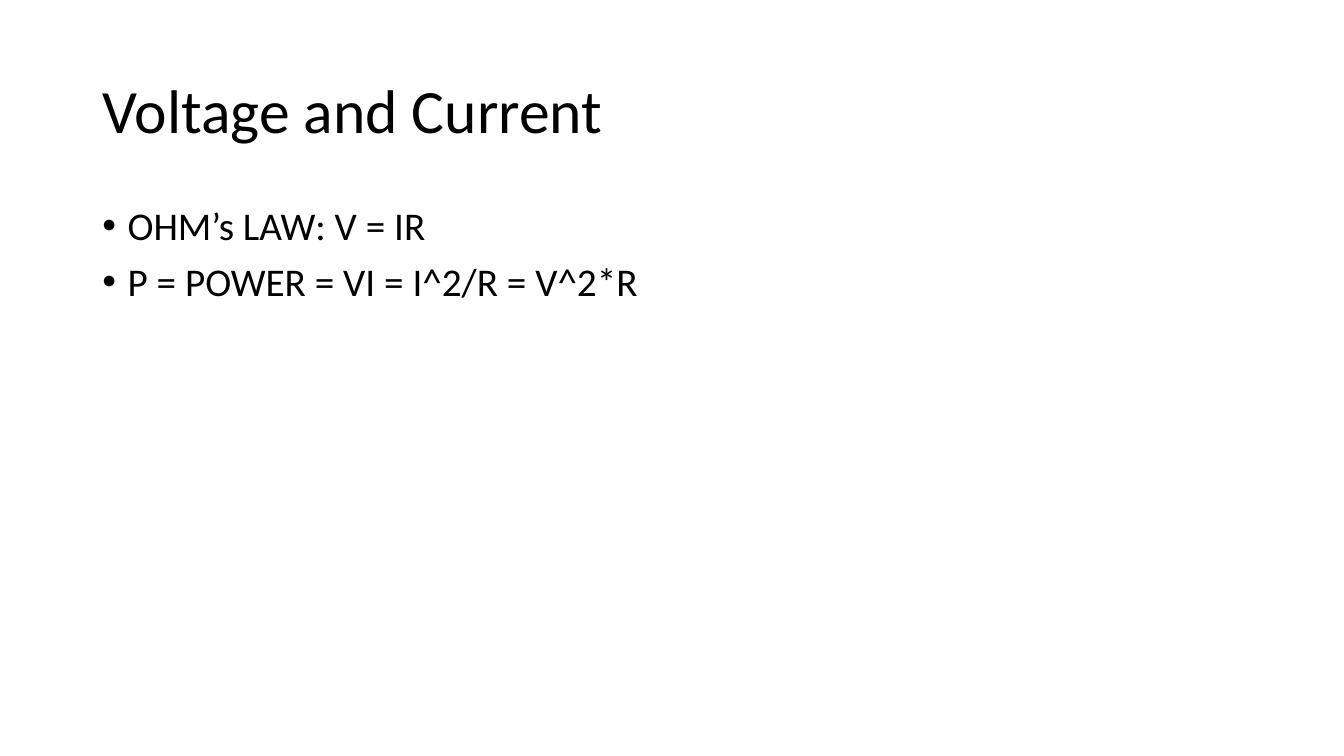
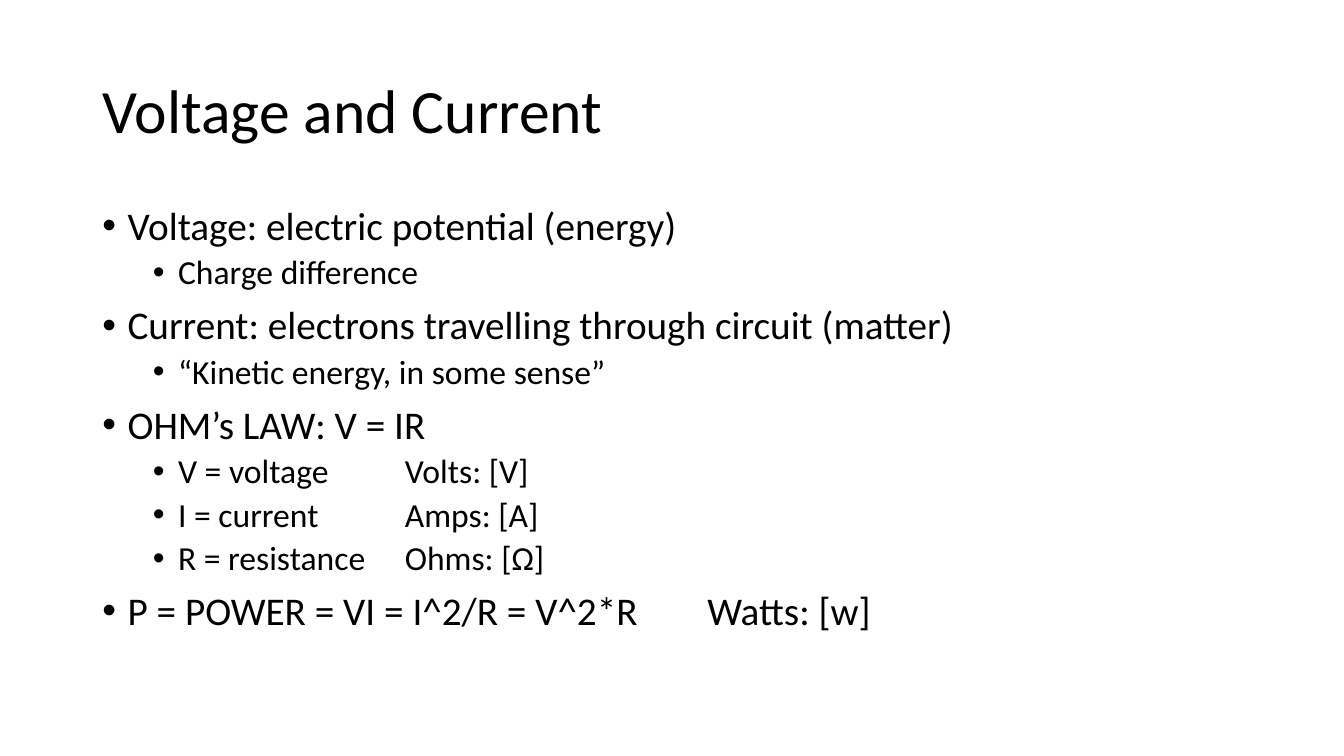
Before and after one commit to Runtime-Learner/McGill-BattleBots-Club, a slide deck: slide 3 of ECSE/Workshop-1/workshop1.pptx. Drawn at 1344x756 pixels with LibreOffice and Linux fonts; fonts in the diff are those of the drawing. Boxes give left, top, right and bottom in pixels: in the first picture for what was removed or moved away, otherwise in the second. Text is boxed around its words. In the diff, an @@ line names an element or a change of style, - is before the commit and + after.

```diff
--- a/ECSE/Workshop-1/workshop1.pptx
+++ b/ECSE/Workshop-1/workshop1.pptx
@@ text at (x1=128, y1=211, x2=953, y2=390): paragraphs added @@
+• Voltage: electric potential (energy)
+  • Charge difference
+• Current: electrons travelling through circuit (matter)
+  • “Kinetic energy, in some sense”
@@ text at (x1=128, y1=458, x2=871, y2=631): text changed; size 28 to 24 pt @@
-• P = POWER = VI = I^2/R = V^2*R
+  • V = voltage Volts: [V]
+  • I = current Amps: [A]
+  • R = resistance Ohms: [Ω]
+• P = POWER = VI = I^2/R = V^2*R Watts: [w]
```
Also in this commit, not shown: 4 other slides changed, 5 slides added, 4 other files.
